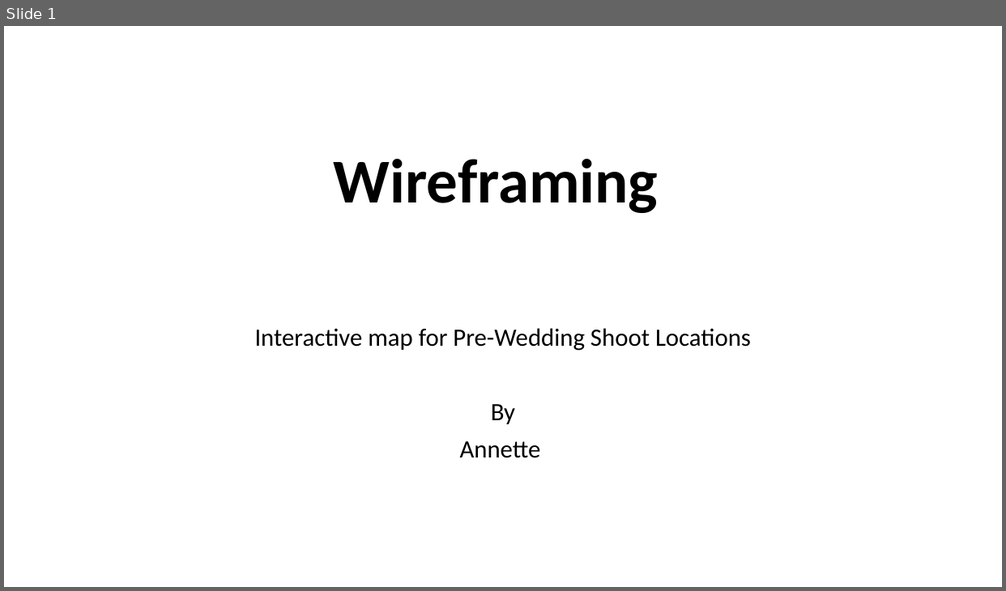
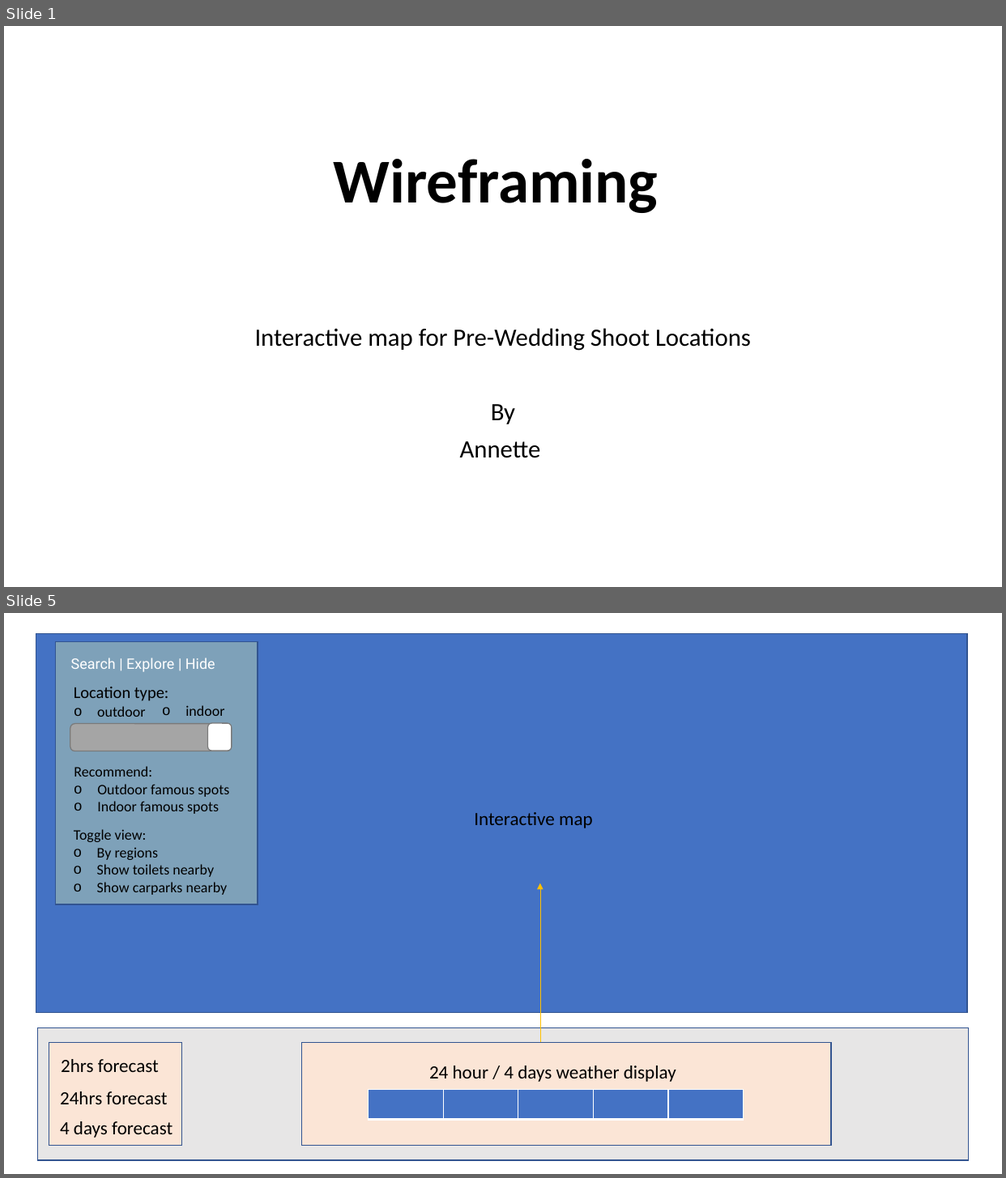
Before and after one commit to annette-p/pre-wedding-photoshoot-locations, a slide deck: wireframe.pptx. Shown one above the other, each under a label of ours: slide 1 before the commit, slides 1 and 5 after it; the slides between them are not shown. The pictures are 1006x591 and 1006x1178 pixels, drawn with LibreOffice and Linux fonts; fonts in the diff are those of the drawing. Boxes give left, top, right and bottom in pixels: in the first picture for what was removed or moved away, otherwise in the second. Text is boxed around its words. In the diff, an @@ line names an element or a change of style, - is before the commit and + after.

```diff
--- a/wireframe.pptx
+++ b/wireframe.pptx
@@ slide 5 added at (x1=4, y1=613, x2=1002, y2=1174), background #FFFFFF @@
@@ rectangle added at (x1=36, y1=633, x2=967, y2=1013), fill #4472C4, outline #325491 1 pt @@
@@ rectangle added at (x1=56, y1=641, x2=258, y2=905), fill #EEFDA5 at 34% opacity, outline #325491 1 pt @@
@@ text added at (x1=71, y1=658, x2=215, y2=672), 14 pt, text #FFFFFF @@
+Search | Explore | Hide
@@ text added at (x1=74, y1=687, x2=169, y2=701), 16 pt, text #000000 @@
+Location type:
@@ text added at (x1=97, y1=706, x2=145, y2=717), 14 pt, text #000000 @@
+o outdoor
@@ text added at (x1=185, y1=705, x2=224, y2=716), 14 pt, text #000000 @@
+o indoor
@@ rounded rectangle added at (x1=70, y1=724, x2=232, y2=752), fill #A5A5A5, outline #7A7A7A 1 pt @@
@@ rounded rectangle added at (x1=207, y1=723, x2=232, y2=751), fill #FFFFFF, outline #7A7A7A 1 pt @@
@@ text added at (x1=74, y1=766, x2=229, y2=814), 14 pt, text #000000 @@
+Recommend:
+o Outdoor famous spots
+o Indoor famous spots
@@ text added at (x1=74, y1=829, x2=228, y2=895), 14 pt, text #000000 @@
+Toggle view:
+o By regions
+o Show toilets nearby
+o Show carparks nearby
@@ text added at (x1=474, y1=812, x2=593, y2=828), 18 pt, text #000000 @@
+Interactive map
@@ arrow added from (540, 1081) to (540, 884), #FFC000 0.5 pt @@
@@ rectangle added at (x1=38, y1=1029, x2=969, y2=1161), fill #E7E6E6, outline #325491 1 pt @@
@@ rectangle added at (x1=49, y1=1043, x2=182, y2=1145), fill #FBE5D6, outline #325491 1 pt @@
@@ rectangle added at (x1=302, y1=1043, x2=831, y2=1145), fill #FBE5D6, outline #325491 1 pt @@
@@ text added at (x1=61, y1=1059, x2=159, y2=1072), 18 pt, text #000000 @@
+2hrs forecast
@@ text added at (x1=429, y1=1066, x2=676, y2=1082), 18 pt, text #000000 @@
+24 hour / 4 days weather display
@@ text added at (x1=60, y1=1092, x2=167, y2=1105), 18 pt, text #000000 @@
+24hrs forecast
@@ table added at (x1=368, y1=1090, x2=743, y2=1120), 1 rows, 5 columns @@
+ |  |  |  | 
@@ text added at (x1=60, y1=1122, x2=172, y2=1138), 18 pt, text #000000 @@
+4 days forecast
```
Also in this commit, not shown: 3 slides changed, 10 slides removed, 42 other files.
